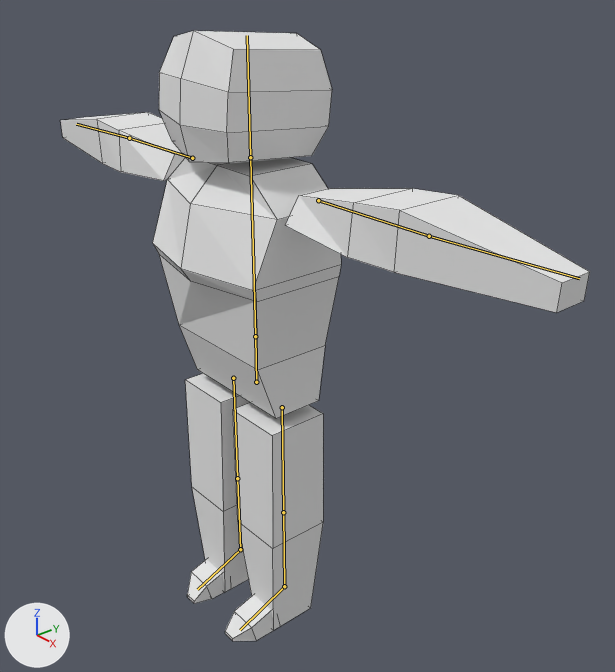
The Blender file Assets/Models/BasicDude/NewDude2.blend as it was, and as the next commit left it.
One viewpoint serves both versions: a camera (50 mm lens) standing at (1.642, -1.178, 1.801) and looking at (0.155, 0.083, 0.901). Arrows for +X, +Y and +Z are at lower left; the lights stay in place. The bones that bend it are drawn over the model as lines. Mesh edges are drawn as thin lines.
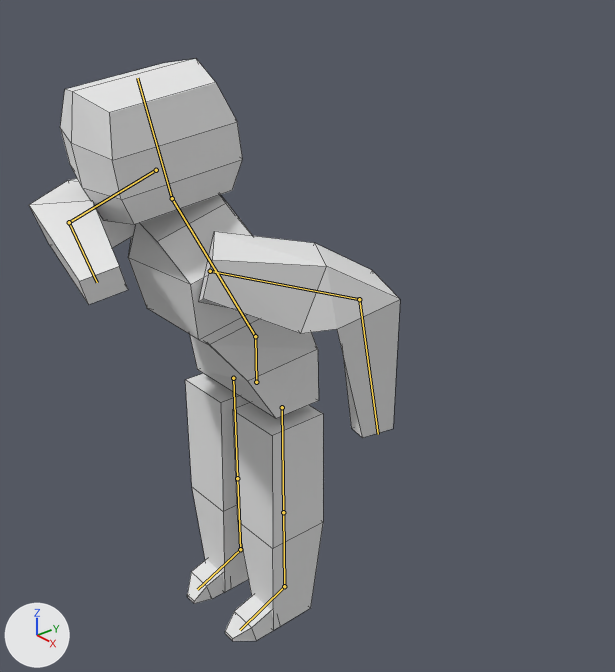
The newer file adds an action. The first version stands in its rest pose; the second is drawn at frame 18 of the action 'Heavy'.

Scene script edits in JSON lines:
```json
{"block": "bone_spine", "where": "bone_spine = bpy.data.objects['Armature.001'].pose.bones['Spine']  # child of 'Pelvis'"}
{"op": "set", "path": "bone_spine.rotation_quaternion", "old": "(1.0, 0.0, 0.0, 0.0)", "new": "(0.951, 0.242, -0.184, -0.053)", "note": "degrees (0, 0, 0) -> degrees (30, -19, -12)"}
{"block": "bone_head", "where": "bone_head = bpy.data.objects['Armature.001'].pose.bones['Head']  # child of 'Spine'"}
{"op": "set", "path": "bone_head.rotation_quaternion", "old": "(1.0, 0.0, 0.0, 0.0)", "new": "(0.98, -0.127, 0.146, 0.035)", "note": "degrees (0, 0, 0) -> degrees (-15, 17, 2)"}
{"block": "bone_right_arm", "where": "bone_right_arm = bpy.data.objects['Armature.001'].pose.bones['Right Arm']  # child of 'Spine'"}
{"op": "set", "path": "bone_right_arm.rotation_quaternion", "old": "(1.0, 0.0, 0.0, 0.0)", "new": "(0.377, 0.873, 0.115, -0.125)", "note": "degrees (0, 0, 0) -> degrees (134, 19, 7)"}
{"block": "bone_right_elbow", "where": "bone_right_elbow = bpy.data.objects['Armature.001'].pose.bones['Right Elbow']  # child of 'Right Arm'"}
{"op": "set", "path": "bone_right_elbow.rotation_quaternion", "old": "(1.0, 0.0, 0.0, 0.0)", "new": "(0.902, 0.013, 0.047, 0.424)", "note": "degrees (0, 0, 0) -> degrees (4, 4, 51)"}
{"block": "bone_left_arm", "where": "bone_left_arm = bpy.data.objects['Armature.001'].pose.bones['Left Arm']  # child of 'Spine'"}
{"op": "set", "path": "bone_left_arm.rotation_quaternion", "old": "(1.0, 0.0, 0.0, 0.0)", "new": "(0.725, 0.53, 0.315, -0.28)", "note": "degrees (0, 0, 0) -> degrees (69, 50, -7)"}
{"block": "bone_left_elbow", "where": "bone_left_elbow = bpy.data.objects['Armature.001'].pose.bones['Left Elbow']  # child of 'Left Arm'"}
{"op": "set", "path": "bone_left_elbow.rotation_quaternion", "old": "(1.0, 0.0, 0.0, 0.0)", "new": "(0.821, 0.551, -0.122, 0.0)", "note": "degrees (0, 0, 0) -> degrees (69, -12, -8)"}
```

Changed parts and their boxes (x1, y1, x2, y2) in the pictures (615 x 672 px):
```json
{"object": "Cube.003", "change": "posed", "before": [61, 31, 590, 641], "after": [29, 59, 400, 641], "on screen": "30% narrower"}
{"bone": "Spine", "before": "(255, 336) to (250, 157)", "after": "(255, 336) to (172, 198)"}
{"bone": "Head", "before": "(250, 157) to (247, 35)", "after": "(172, 198) to (137, 78)"}
{"bone": "Right Arm", "before": "(192, 158) to (129, 138)", "after": "(156, 170) to (69, 222)"}
{"bone": "Right Elbow", "before": "(129, 138) to (76, 124)", "after": "(69, 222) to (97, 282)"}
{"bone": "Left Arm", "before": "(318, 200) to (429, 236)", "after": "(210, 271) to (359, 299)"}
{"bone": "Left Elbow", "before": "(429, 236) to (579, 278)", "after": "(359, 299) to (378, 434)"}
```
